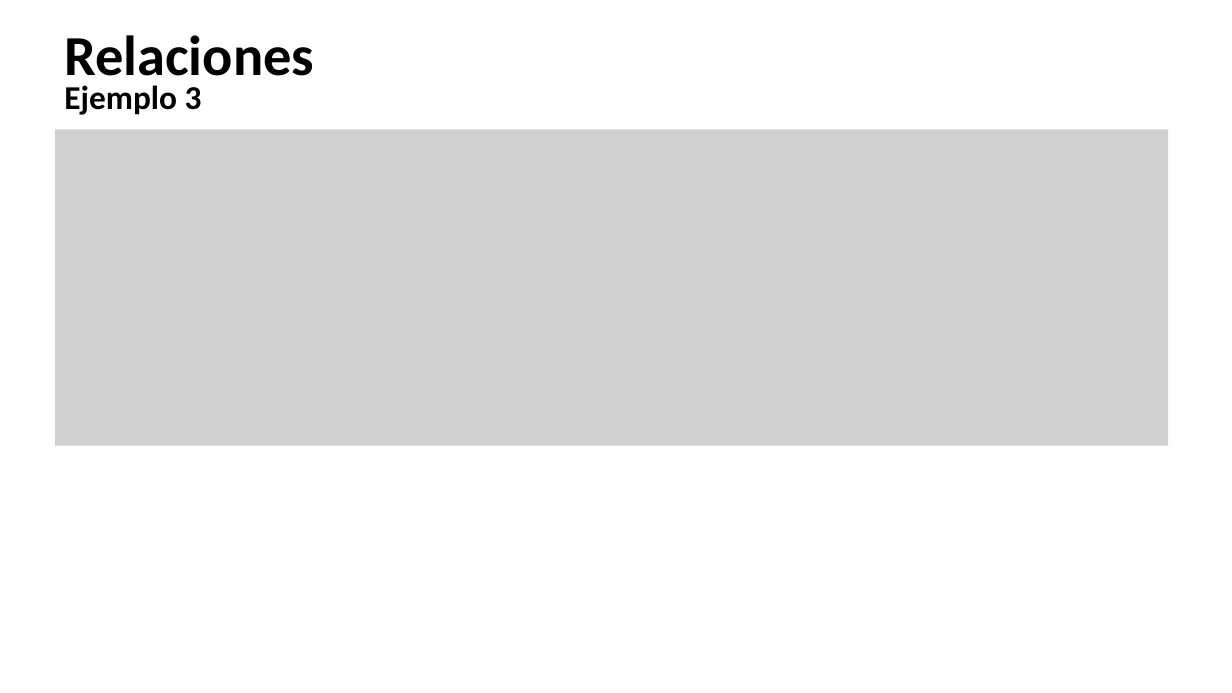
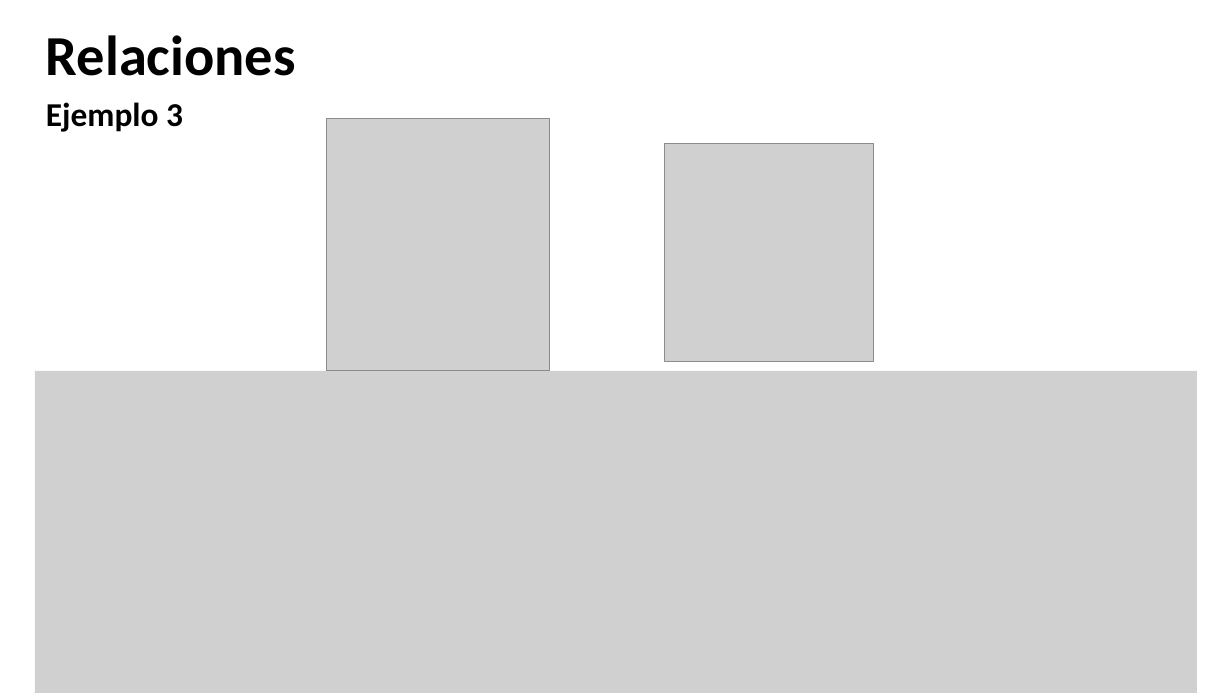
Before and after one commit to discretas1-udea/apuntes_clases_2026-2, a slide deck: slide 20 of clase-15/apuntes_clase15.pptx (slide 19 before the commit). Drawn at 1232x693 pixels with LibreOffice and Linux fonts; fonts in the diff are those of the drawing; grey boxes stand for pictures. Boxes give left, top, right and bottom in pixels: in the first picture for what was removed or moved away, otherwise in the second. Text is boxed around its words. In the diff, an @@ line names an element or a change of style, - is before the commit and + after.

```diff
--- a/clase-15/apuntes_clase15.pptx
+++ b/clase-15/apuntes_clase15.pptx
@@ title "Relaciones" rewrapped from (64,35,314,89) to (46,35,296,76) @@
@@ text "Ejemplo 3": place and size @@
-text "Ejemplo 3" at (64,85,202,115)
+text "Ejemplo 3" at (46,102,183,132)
@@ picture added at (326,118,550,371) @@
@@ picture removed at (55,129,1169,445) @@
@@ picture added at (665,143,873,361) @@
@@ picture added at (35,371,1198,693) @@
```
Also in this commit, not shown: 27 other slides changed, 5 slides added, 5 slides removed, 5 other files.
